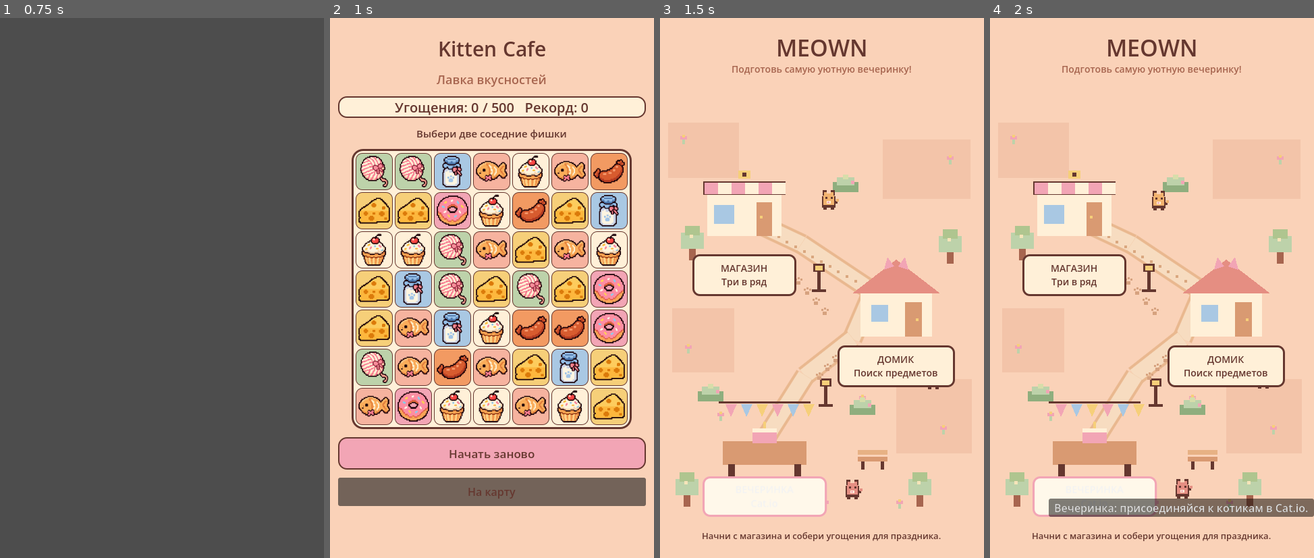
Above: before the commit, frames 1-4 (left to right).
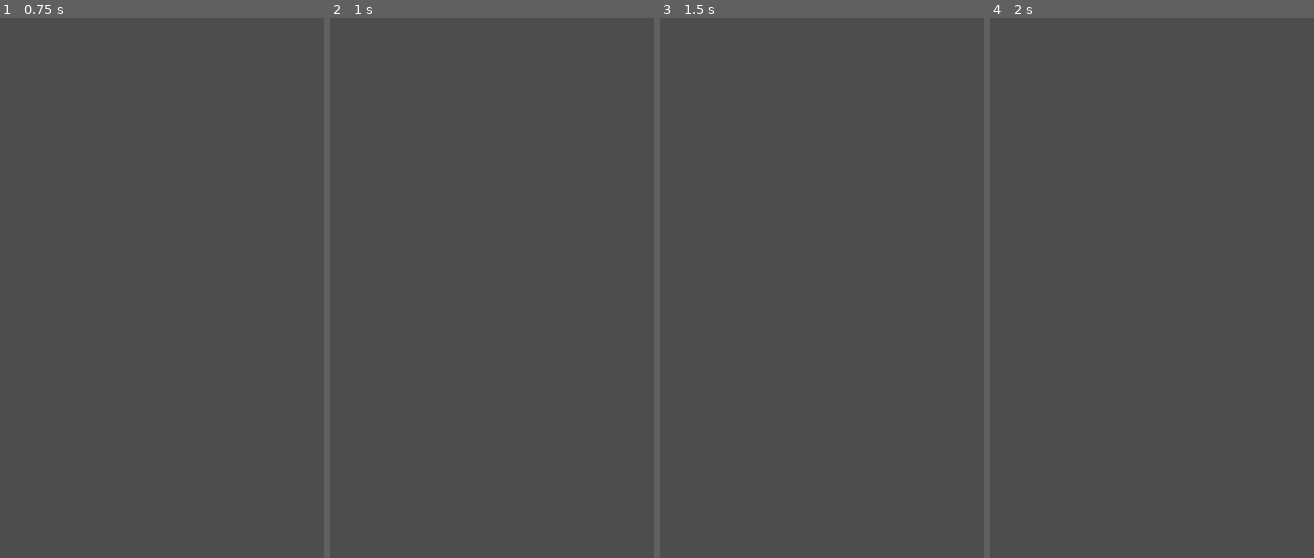
Above: after the commit, the same moments.

Repository: ArinaPig/Meown
Game: Godot game, scene res://scenes/map/WorldMap.tscn
Same seed, same stepped clock (60 frames per second), same inputs: the game is played once before the commit and once after it.
Inputs (mouse positions are in pixels of both pictures, inside the frame that each line leads up to):
- Up to frame 1 (0.75 s): click "МАГАЗИН Три в ряд" at 0.5 s
- Up to frame 2 (1 s): no input
- Up to frame 3 (1.5 s): click (822, 493) at 1.25 s, where only the run before the commit has a clickable "На карту"
- Up to frame 4 (2 s): no input

Frame 1 is identical in both runs. In frame 2, 100% of the frame differs, in the area x 0-100%, y 0-100%; in frame 3, 100%; in frame 4, 100%.
Error after the commit: Parse Error: Identifier "SHOP_GOAL" not declared in the current scope. (res://scenes/minigames/match3/Match3.gd:531)

Commit message:
Add objective-based win and loss to match-3

Diff:
--- a/scenes/minigames/match3/Match3.gd
+++ b/scenes/minigames/match3/Match3.gd
@@ -5,7 +5,9 @@
 # Управление: выберите две соседние фишки.
 
 const BOARD_SIZE := 7
-const SHOP_GOAL := 500
+const TASK_AMOUNT := 12
+const STARTING_MOVES := 20
+const TILE_NAMES: Array[String] = ["рыбок", "бутылочек молока", "пирожных", "пончиков", "кусочков сыра", "курочек", "клубочков"]
 const TILE_TEXTURES: Array[Texture2D] = [
 	preload("res://assets/minigames/match3/fish.png"),
 	preload("res://assets/minigames/match3/milk.png"),
@@ -33,11 +35,18 @@
 var tile_buttons: Array = []
 var selected_cell := Vector2i(-1, -1)
 var score := 0
+var moves_left := STARTING_MOVES
+var target_kind := 2
+var target_collected := 0
+var game_over := false
+var result_overlay: Control
 var busy := false
 var pointer_start_cell := Vector2i(-1, -1)
 var pointer_active := false
 
 var score_label: Label
+var task_label: Label
+var moves_label: Label
 var hint_label: Label
 var grid: GridContainer
 
@@ -92,6 +101,31 @@
 	score_label.add_theme_font_size_override("font_size", 20)
 	score_label.add_theme_color_override("font_color", CAFE_BROWN)
 	score_panel.add_child(score_label)
+
+	var task_panel := PanelContainer.new()
+	var task_style := StyleBoxFlat.new()
+	task_style.bg_color = Color("#FFF7E8")
+	task_style.border_color = CAFE_BROWN
+	task_style.set_border_width_all(2)
+	task_style.set_corner_radius_all(12)
+	task_panel.add_theme_stylebox_override("panel", task_style)
+	layout.add_child(task_panel)
+
+	var task_layout := VBoxContainer.new()
+	task_layout.add_theme_constant_override("separation", 3)
+	task_panel.add_child(task_layout)
+
+	task_label = Label.new()
+	task_label.horizontal_alignment = HORIZONTAL_ALIGNMENT_CENTER
+	task_label.add_theme_font_size_override("font_size", 17)
+	task_label.add_theme_color_override("font_color", CAFE_BROWN)
+	task_layout.add_child(task_label)
+
+	moves_label = Label.new()
+	moves_label.horizontal_alignment = HORIZONTAL_ALIGNMENT_CENTER
+	moves_label.add_theme_font_size_override("font_size", 15)
+	moves_label.add_theme_color_override("font_color", CAFE_MUTED)
+	task_layout.add_child(moves_label)
 
 	hint_label = Label.new()
 	hint_label.text = "Выбери две соседние фишки"
@@ -158,6 +192,10 @@
 
 func _new_game() -> void:
 	score = 0
+	moves_left = STARTING_MOVES
+	target_kind = randi() % TILE_TEXTURES.size()
+	target_collected = 0
+	game_over = false
 	selected_cell = Vector2i(-1, -1)
 	board.clear()
 	for y in range(BOARD_SIZE):
@@ -178,6 +216,7 @@
 	if not _has_possible_move():
 		_shuffle_board()
 	_update_score()
+	_update_task_display()
 	hint_label.text = "Выбери две соседние фишки"
 
 func _input(event: InputEvent) -> void:
@@ -250,7 +289,7 @@
 	_refresh_board()
 
 func _try_swap(first: Vector2i, second: Vector2i) -> void:
-	if busy:
+	if busy or game_over:
 		return
 	busy = true
 	hint_label.text = "Меняем фишки..."
@@ -285,6 +324,8 @@
 		busy = false
 		return
 
+	moves_left -= 1
+	_update_task_display()
 	await _resolve_board()
 
 func _swap_cells(a: Vector2i, b: Vector2i) -> void:
@@ -323,6 +364,10 @@
 	var matches := _find_matches()
 	while not matches.is_empty():
 		score += matches.size() * 10
+		for cell in matches:
+			if int(board[cell.y][cell.x]) == target_kind:
+				target_collected += 1
+		_update_task_display()
 		var changed_cells := {}
 		var vanish_tween := create_tween().set_parallel(true)
 		for cell in matches:
@@ -355,18 +400,18 @@
 		await appear_tween.finished
 		matches = _find_matches()
 
+	_update_score()
+	_update_task_display()
+	if target_collected >= TASK_AMOUNT:
+		_finish_game(true)
+		return
+	if moves_left <= 0:
+		_finish_game(false)
+		return
 	if not _has_possible_move():
 		_shuffle_board()
-	_update_score()
-	if score >= SHOP_GOAL and GameState.story_step == GameState.StoryStep.SHOP:
-		GameState.complete_shop()
-		hint_label.text = "Ура! Угощения собраны!"
-		busy = true
-		await get_tree().create_timer(1.0).timeout
-		GameState.return_to_map()
-		return
-
-	hint_label.text = "Отлично! Собирай продукты дальше"
+
+	hint_label.text = "Отлично! Продолжай выполнять заказ"
 	busy = false
 
 func _apply_gravity() -> void:
@@ -486,5 +531,88 @@
 	score_label.text = "Угощения: %d / %d   Рекорд: %d" % [score, SHOP_GOAL, best_score]
 
 
+func _update_task_display() -> void:
+	if task_label == null or moves_label == null:
+		return
+	task_label.text = "Заказ: собери %d %s — %d / %d" % [TASK_AMOUNT, TILE_NAMES[target_kind], target_collected, TASK_AMOUNT]
+	moves_label.text = "Осталось ходов: %d" % moves_left
+
+func _finish_game(won: bool) -> void:
+	if game_over:
+		return
+	game_over = true
+	busy = true
+	if won and GameState.story_step == GameState.StoryStep.SHOP:
+		GameState.complete_shop()
+
+	result_overlay = Control.new()
+	result_overlay.set_anchors_and_offsets_preset(Control.PRESET_FULL_RECT)
+	result_overlay.mouse_filter = Control.MOUSE_FILTER_STOP
+	add_child(result_overlay)
+
+	var shade := ColorRect.new()
+	shade.color = Color(0.22, 0.12, 0.10, 0.72)
+	shade.set_anchors_and_offsets_preset(Control.PRESET_FULL_RECT)
+	shade.mouse_filter = Control.MOUSE_FILTER_STOP
+	result_overlay.add_child(shade)
+
+	var center := CenterContainer.new()
+	center.set_anchors_and_offsets_preset(Control.PRESET_FULL_RECT)
+	result_overlay.add_child(center)
+
+	var panel := PanelContainer.new()
+	panel.custom_minimum_size = Vector2(330, 0)
+	var panel_style := StyleBoxFlat.new()
+	panel_style.bg_color = CAFE_PANEL
+	panel_style.border_color = CAFE_BROWN
+	panel_style.set_border_width_all(3)
+	panel_style.set_corner_radius_all(18)
+	panel_style.content_margin_left = 18
+	panel_style.content_margin_right = 18
+	panel_style.content_margin_top = 20
+	panel_style.content_margin_bottom = 20
+	panel.add_theme_stylebox_override("panel", panel_style)
+	center.add_child(panel)
+
+	var content := VBoxContainer.new()
+	content.add_theme_constant_override("separation", 12)
+	panel.add_child(content)
+
+	var result_title := Label.new()
+	result_title.text = "Заказ выполнен!" if won else "Не хватило ходов..."
+	result_title.horizontal_alignment = HORIZONTAL_ALIGNMENT_CENTER
+	result_title.add_theme_font_size_override("font_size", 24)
+	result_title.add_theme_color_override("font_color", CAFE_BROWN)
+	content.add_child(result_title)
+
+	var result_text := Label.new()
+	if won:
+		result_text.text = "Ура! Котокафе получит свои вкусности!\nСобрано: %d из %d" % [target_collected, TASK_AMOUNT]
+	else:
+		result_text.text = "Заказ пока не готов.\nСобрано: %d из %d" % [target_collected, TASK_AMOUNT]
+	result_text.horizontal_alignment = HORIZONTAL_ALIGNMENT_CENTER
+	result_text.add_theme_font_size_override("font_size", 16)
+	result_text.add_theme_color_override("font_color", CAFE_MUTED)
+	content.add_child(result_text)
+
+	var retry_button := Button.new()
+	retry_button.text = "Попробовать ещё"
+	retry_button.custom_minimum_size = Vector2(0, 48)
+	retry_button.pressed.connect(_restart_from_result)
+	content.add_child(retry_button)
+
+	var map_button := Button.new()
+	map_button.text = "На карту"
+	map_button.custom_minimum_size = Vector2(0, 44)
+	map_button.pressed.connect(_return_to_map)
+	content.add_child(map_button)
+
+func _restart_from_result() -> void:
+	if is_instance_valid(result_overlay):
+		result_overlay.queue_free()
+	result_overlay = null
+	busy = false
+	_new_game()
+
 func _return_to_map() -> void:
 	GameState.return_to_map()
